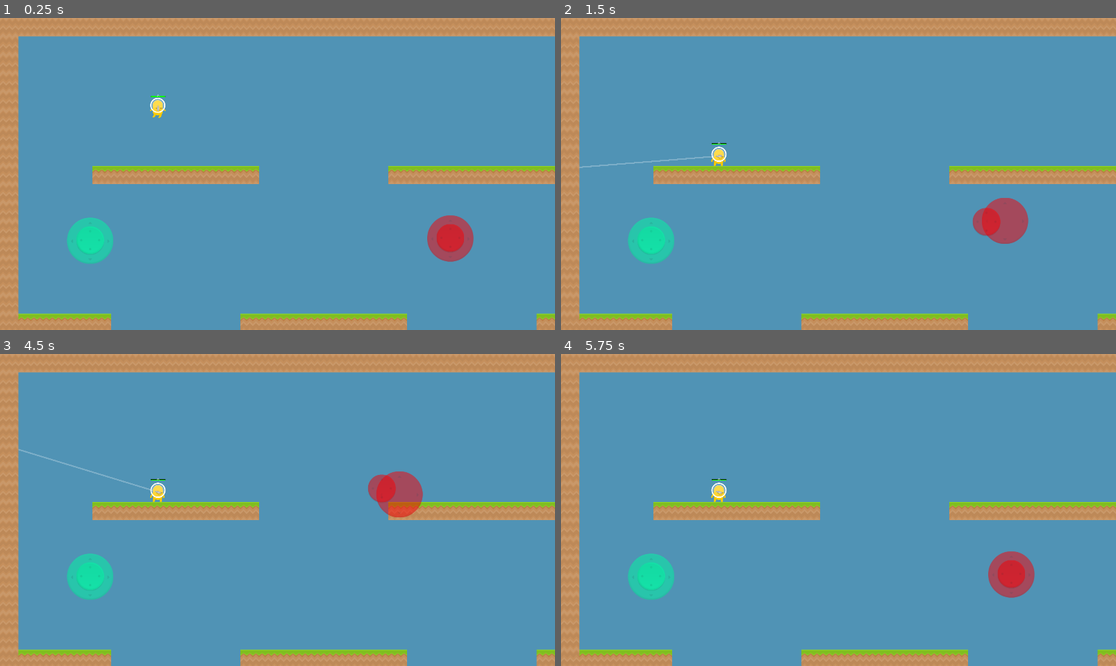
Above: before the commit, frames 1-4 (two rows, left to right).
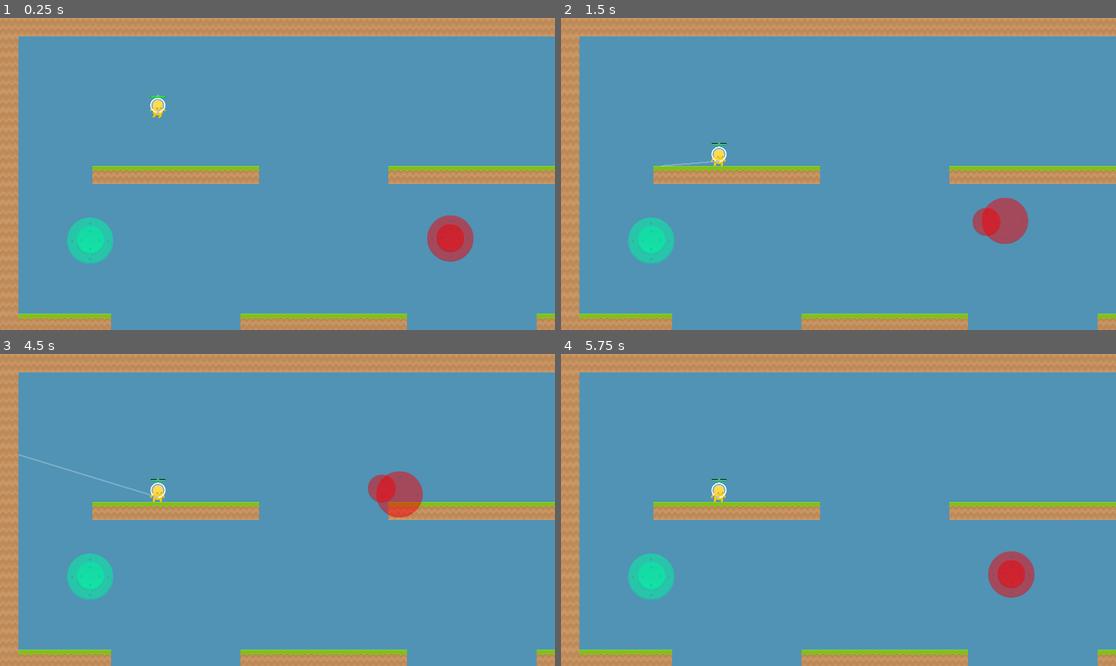
Above: after the commit, the same moments.

Repository: pekuja/rocket-tag-mobile
Game: Godot game, scene res://scenes/Main.tscn
Two runs of this game, one before a commit and one after it. Both use one fixed random seed, a clock stepped at 60 frames per second and the inputs below.
Inputs (mouse positions are in pixels of both pictures, inside the frame that each line leads up to):
- Up to frame 1 (0.25 s): no input
- Up to frame 2 (1.5 s): move the mouse to (810, 236) at 0.52 s; click (810, 236) at 0.67 s; tap Enter at 1.25 s; drag from (1005, 220) to (810, 236) at 1.27 s
- Up to frame 3 (4.5 s): move the mouse to (111, 463) at 2.02 s; click (111, 463) at 2.17 s; tap Space at 2.75, 4.25 s; drag from (305, 510) to (111, 463) at 2.77 s; tap Enter at 3.5 s; move the mouse to (194, 432) at 3.52 s; click (194, 432) at 3.67 s; drag from (399, 494) to (194, 432) at 4.27 s
- Up to frame 4 (5.75 s): move the mouse to (727, 525) at 5.02 s; click (727, 525) at 5.17 s

The runs differ from the first frame. In frame 1, less than 0.1% of the frame differs, in the area x 28-29%, y 28-31%; in frame 2, 0.2%; in frame 3, 0.2%, in the area x 3-30%, y 30-47%; in frame 4, less than 0.1%.

Commit message:
Added tracking of projectiles by ID
The ID is determined by the client, but is specific to each player/client, so there should be no overlaps. The ID is used for removing the projectile from the scene once it hits a target. Previously this would only happen on server side as the handling of the collision was only handled on server side.

Diff:
--- a/scenes/main.gd
+++ b/scenes/main.gd
@@ -15,6 +15,7 @@
 const MAX_CONNECTIONS = 32
 
 var _client_scene : ClientNode
+var _next_projectile_id = 0
 
 var players = {}
 var hooks = {}
@@ -64,6 +65,7 @@
 	add_child(instance)
 
 	print("Creating remote player instance for id ", id)
+	instance.id = id
 	players[id] = instance
 
 	instance.global_position = spawnPoint.global_position
@@ -100,7 +102,8 @@
 
 func _on_projectile_shot(position, direction, speed):
 	if is_multiplayer():
-		sync_projectile_shot.rpc(position, direction, speed)
+		sync_projectile_shot.rpc(_next_projectile_id, position, direction, speed)
+		_next_projectile_id += 1
 
 func _on_grapplinghook_shot(position, direction, speed):
 	if is_multiplayer():
@@ -111,12 +114,13 @@
 		sync_grapplinghook_detach.rpc()
 
 @rpc("any_peer", "call_local")
-func sync_projectile_shot(position, direction, speed):
+func sync_projectile_shot(projectile_id, position, direction, speed):
 	var id = multiplayer.get_remote_sender_id()
 	direction = direction.normalized()
 	var projectile : Projectile = projectile_scene.instantiate()
 
 	projectile.player = get_player_character(id)
+	projectile.id = projectile_id
 	projectile.global_position = position
 	projectile.velocity = direction * speed
 	projectile.lifetime = 1.0
@@ -124,6 +128,8 @@
 	if OS.has_feature("server"):
 		projectile.projectile_impact.connect(_on_projectile_impact)
 		projectile.projectile_expired.connect(_on_projectile_expired)
+
+	projectile.player.projectiles[projectile.id] = projectile
 
 	add_child(projectile)
 
@@ -135,10 +141,18 @@
 
 	add_child(explosion)
 
+@rpc("authority", "call_local")
+func sync_remove_projectile(player_id, projectile_id):
+	var player = get_player_character(player_id)
+	if player.projectiles.has(projectile_id):
+		var projectile = player.projectiles[projectile_id]
+		remove_child(projectile)
+		player.projectiles.erase(projectile_id)
+
 func _on_projectile_impact(projectile):
 	print("Projectile impact")
 	sync_create_explosion.rpc(projectile.global_position)
-	remove_child(projectile)
+	sync_remove_projectile.rpc(projectile.player.id, projectile.id)
 
 func _on_projectile_expired(projectile):
 	print("Projectile expired")
--- a/scenes/player_character.gd
+++ b/scenes/player_character.gd
@@ -6,6 +6,8 @@
 @onready var _healthbar = $HealthBar
 
 var hook : Node2D
+var projectiles = {}
+var id = -1
 
 var health = 100
 
--- a/scenes/player_character.tscn
+++ b/scenes/player_character.tscn
@@ -80,7 +80,9 @@
 texture = ExtResource("3_8um3b")
 
 [node name="GunSprite" type="Sprite2D" parent="."]
+position = Vector2(0, 36)
 texture = ExtResource("4_k62k7")
+offset = Vector2(0, -16)
 
 [node name="ProjectileSpawnPoint" type="Node2D" parent="GunSprite"]
 position = Vector2(0, -20)
--- a/scenes/projectile.gd
+++ b/scenes/projectile.gd
@@ -9,19 +9,15 @@
 signal projectile_expired(projectile)
 
 var player : PlayerCharacter
+var id : int = -1
 
 var _time_created = 0
 
-# Called when the node enters the scene tree for the first time.
 func _ready() -> void:
 	_time_created = Time.get_ticks_msec()
 
 	rotation = Vector2(0, -1).angle_to(velocity)
 
-	print("Projectile created")
-
-
-# Called every frame. 'delta' is the elapsed time since the previous frame.
 func _physics_process(delta: float) -> void:
 	var new_position = global_position + velocity * delta
 
